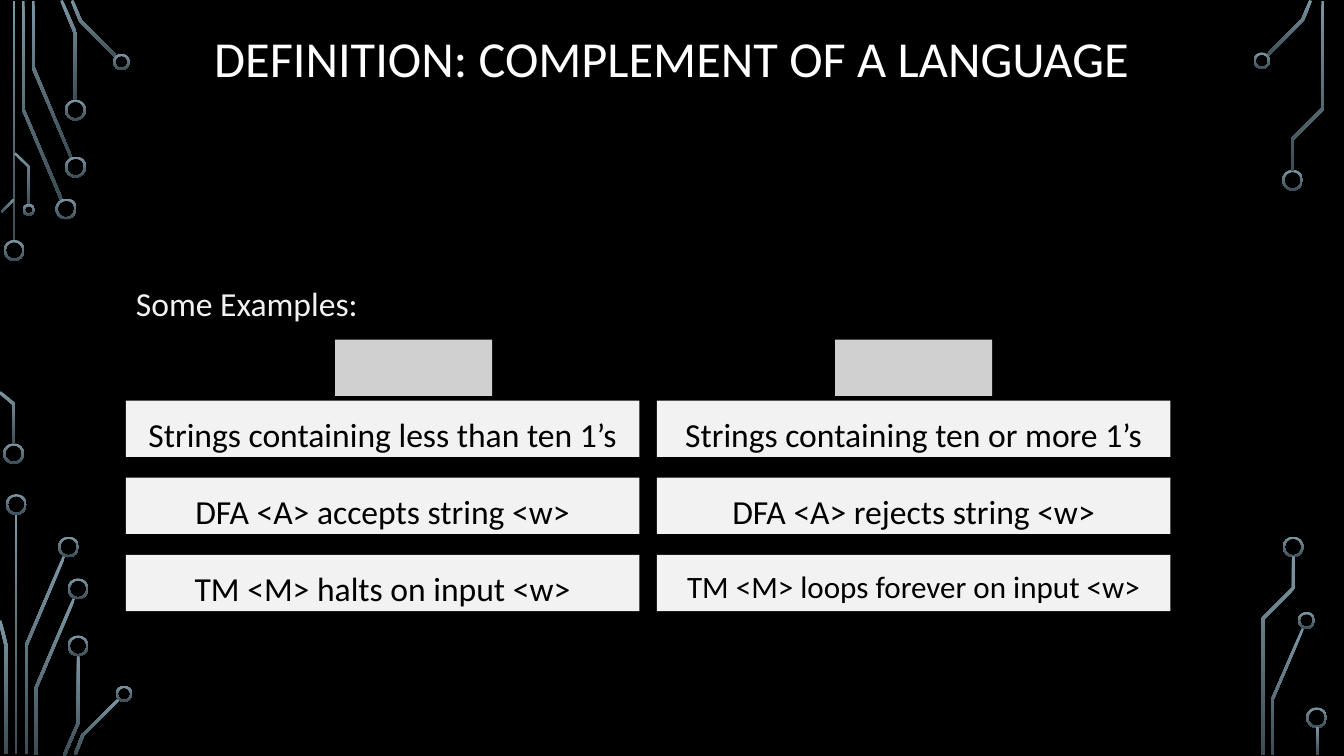
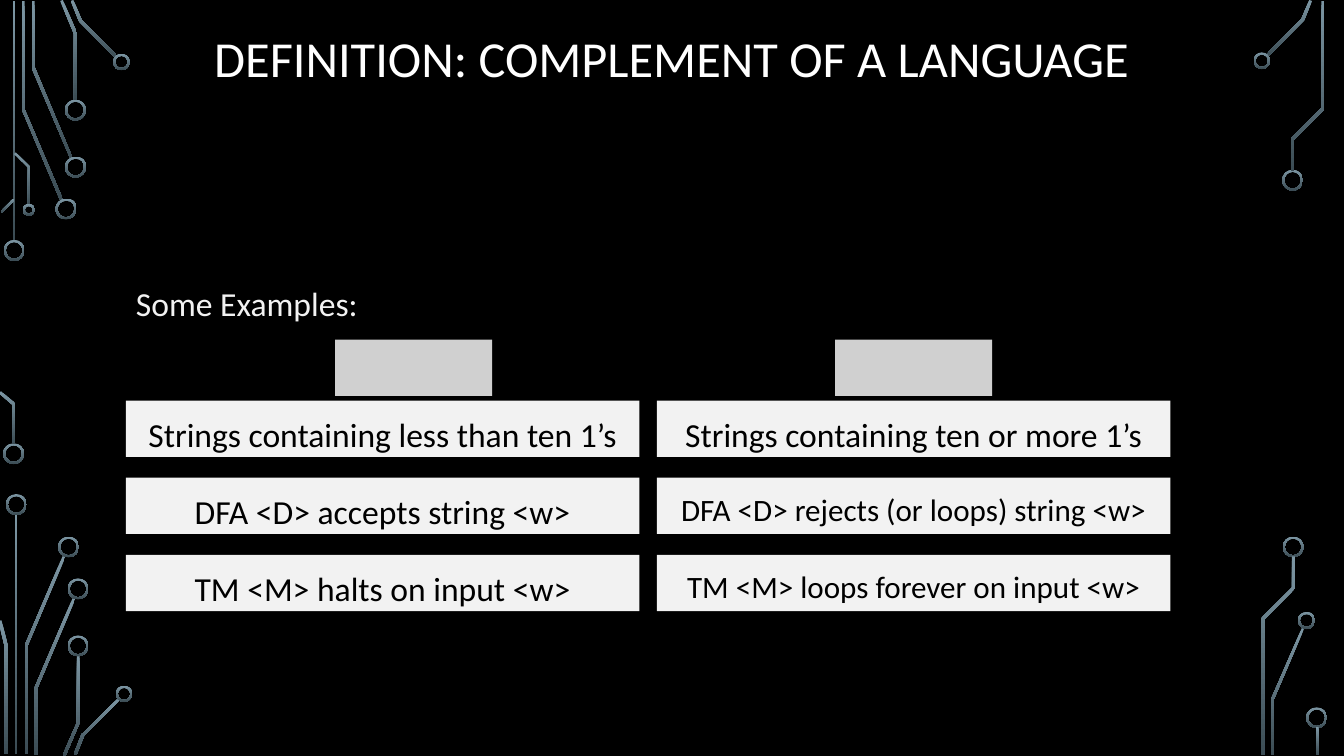
Before and after one commit to markfloryan/dmt2, a slide deck: slide 26 of slides/04-DecidableLanguages.pptx. Drawn at 1344x756 pixels with LibreOffice and Linux fonts; fonts in the diff are those of the drawing; grey boxes stand for pictures; background and template pictures are left out. Boxes give left, top, right and bottom in pixels: in the first picture for what was removed or moved away, otherwise in the second. Text is boxed around its words. In the diff, an @@ line names an element or a change of style, - is before the commit and + after.

```diff
--- a/slides/04-DecidableLanguages.pptx
+++ b/slides/04-DecidableLanguages.pptx
@@ text in rectangle at box(195, 501, 570, 530): text changed @@
-DFA <A> accepts string <w>
+DFA <D> accepts string <w>
@@ text in rectangle at box(681, 498, 1146, 527): text changed; size 24 to 22.2 pt @@
-DFA <A> rejects string <w>
+DFA <D> rejects (or loops) string <w>
```
Also in this commit, not shown: 2 other files.
